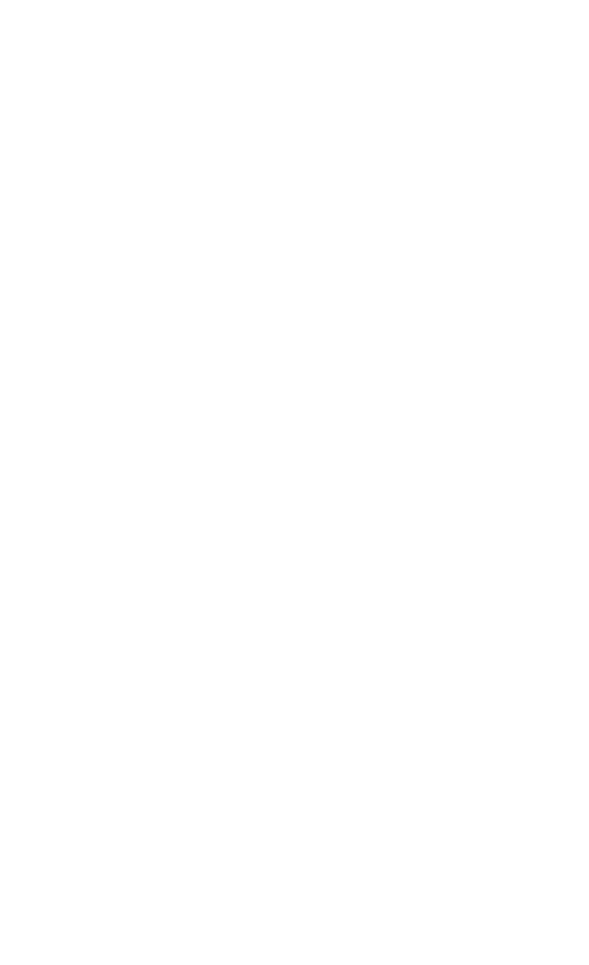
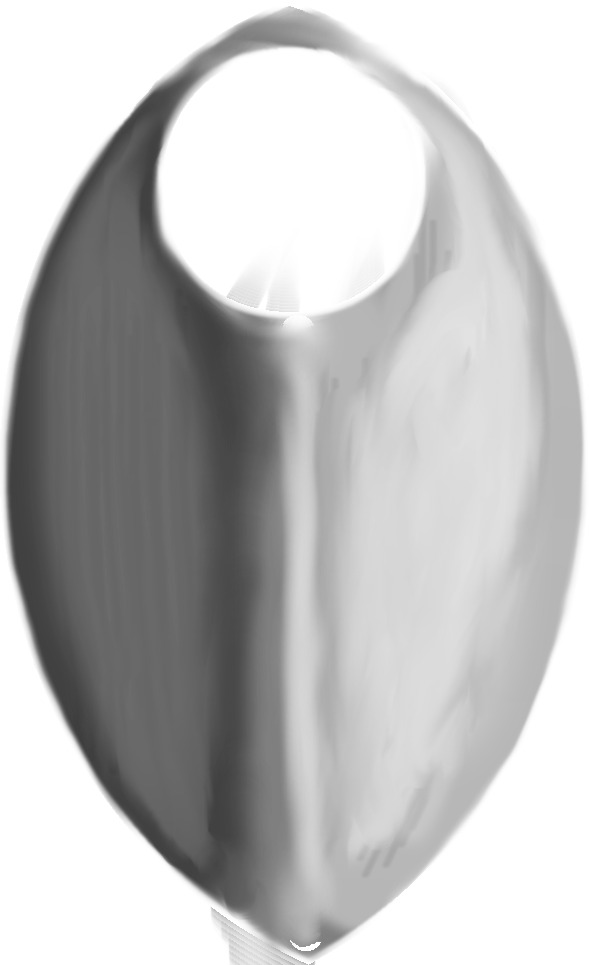
Layers edited between the first and the second 589 x 965 image:
removed layer "Layer #1" over [0, 6, 587, 965]
renamed "scale.svg" to "Normal", showed it, painted on it over [0, 6, 587, 965]
renamed "Background" to "Scale.png", showed it, opacity 100% → 9%, painted on it over [0, 6, 587, 965]
